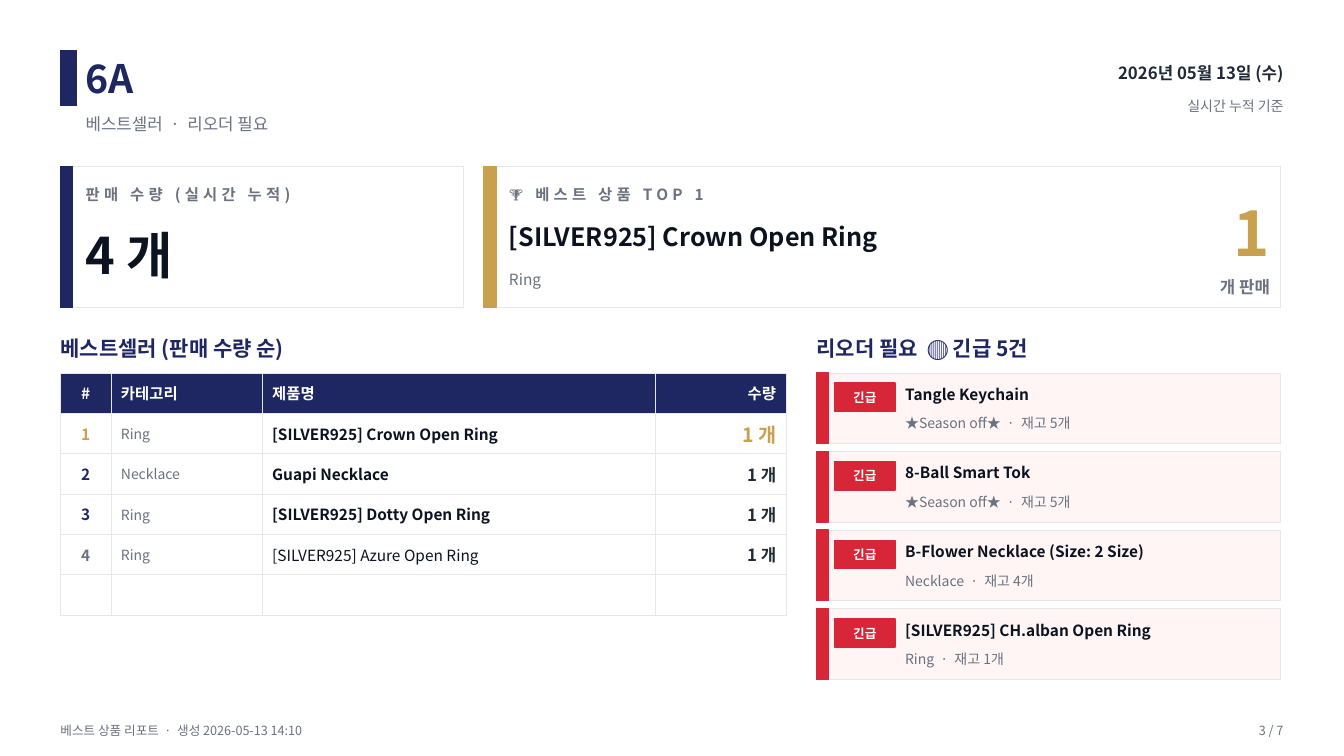
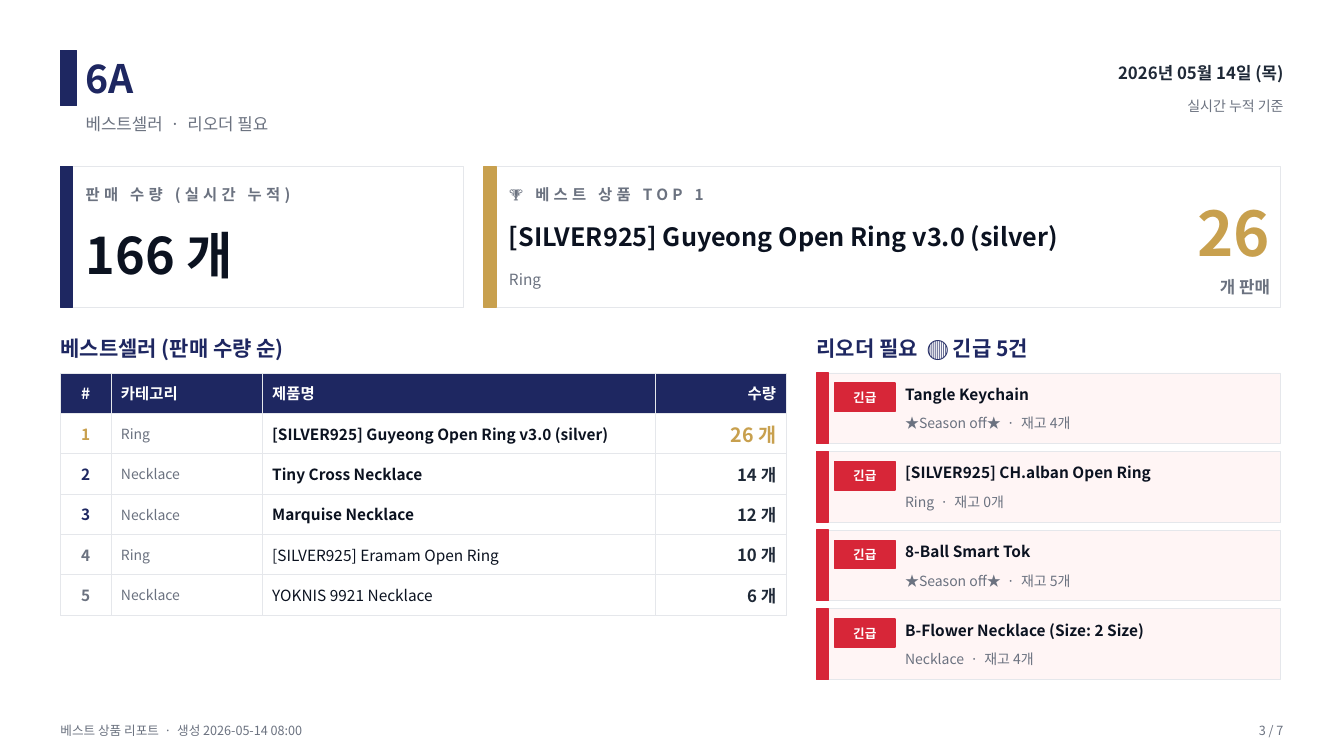
Before and after one commit to j65209/Brightbeed, a slide deck: slide 3 of data/sales-report.pptx. Drawn at 1344x756 pixels with LibreOffice and Linux fonts; fonts in the diff are those of the drawing. Boxes give left, top, right and bottom in pixels: in the first picture for what was removed or moved away, otherwise in the second. Text is boxed around its words. In the diff, an @@ line names an element or a change of style, - is before the commit and + after.

```diff
--- a/data/sales-report.pptx
+++ b/data/sales-report.pptx
@@ text at [1118, 65, 1283, 83]: text changed @@
-2026년 05월 13일 (수)
+2026년 05월 14일 (목)
@@ text at [1197, 209, 1270, 257]: text changed @@
-1
+26
@@ text at [86, 231, 232, 279]: text changed @@
-4 개
+166 개
@@ text at [509, 225, 1058, 252]: text changed @@
-[SILVER925] Crown Open Ring
+[SILVER925] Guyeong Open Ring v3.0 (silver)
@@ table at [60, 373, 786, 608] @@
-row 2, column 3: [SILVER925] Crown Open Ring
+row 2, column 3: [SILVER925] Guyeong Open Ring v3.0 (silver)
-row 2, column 4: 1 개
+row 2, column 4: 26 개
-row 3, column 3: Guapi Necklace
+row 3, column 3: Tiny Cross Necklace
-row 3, column 4: 1 개
+row 3, column 4: 14 개
-row 4: 3 | Ring | [SILVER925] Dotty Open Ring | 1 개
+row 4: 3 | Necklace | Marquise Necklace | 12 개
-row 5, column 3: [SILVER925] Azure Open Ring
+row 5, column 3: [SILVER925] Eramam Open Ring
-row 5, column 4: 1 개
+row 5, column 4: 10 개
-row 6:  |  |  | 
+row 6: 5 | Necklace | YOKNIS 9921 Necklace | 6 개
@@ text at [905, 416, 1071, 429]: text changed @@
-★Season off★ · 재고 5개
+★Season off★ · 재고 4개
@@ text "[SILVER925] CH.alban Open Ring": place and size @@
-text "[SILVER925] CH.alban Open Ring" at [905, 623, 1151, 640]
+text "[SILVER925] CH.alban Open Ring" at [905, 465, 1151, 482]
@@ text at [905, 495, 1004, 511]: text changed @@
-★Season off★ · 재고 5개
+Ring · 재고 0개
@@ text "8-Ball Smart Tok": place and size @@
-text "8-Ball Smart Tok" at [905, 465, 1030, 479]
+text "8-Ball Smart Tok" at [905, 544, 1030, 558]
@@ text at [905, 574, 1071, 587]: text changed @@
-Necklace · 재고 4개
+★Season off★ · 재고 5개
@@ text "B-Flower Necklace (Size: 2 Size)": place and size @@
-text "B-Flower Necklace (Size: 2 Size)" at [905, 544, 1144, 560]
+text "B-Flower Necklace (Size: 2 Size)" at [905, 623, 1144, 639]
@@ text at [905, 652, 1034, 665]: text changed @@
-Ring · 재고 1개
+Necklace · 재고 4개
@@ text at [60, 724, 302, 736]: text changed @@
-베스트 상품 리포트 · 생성 2026-05-13 14:10
+베스트 상품 리포트 · 생성 2026-05-14 08:00
```
Also in this commit, not shown: 6 other slides changed.
